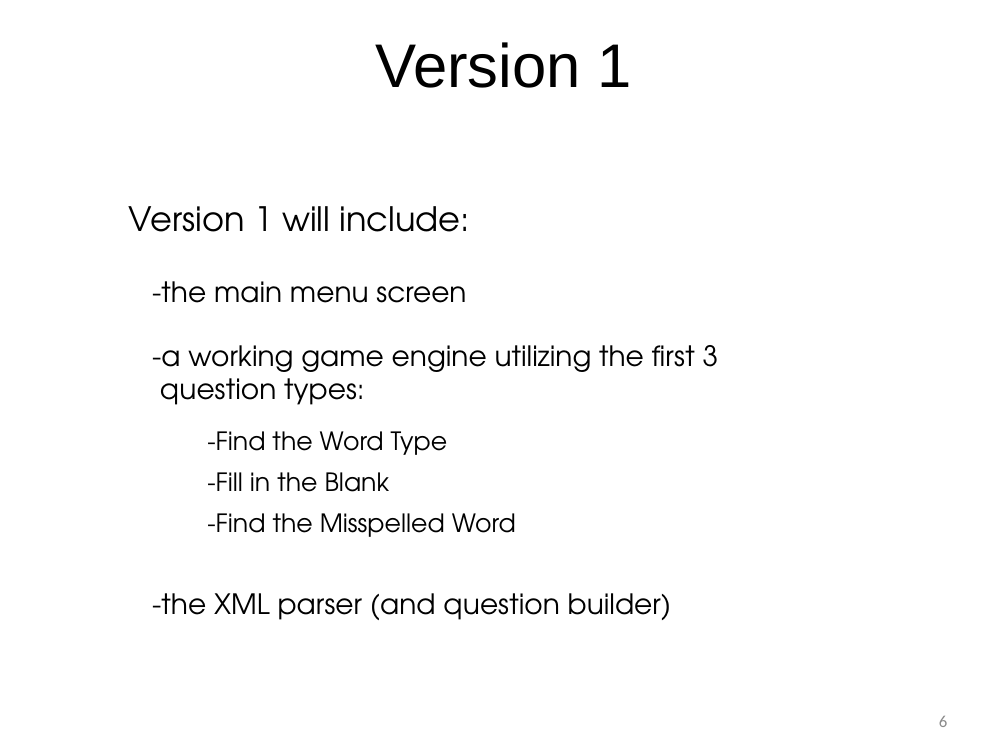
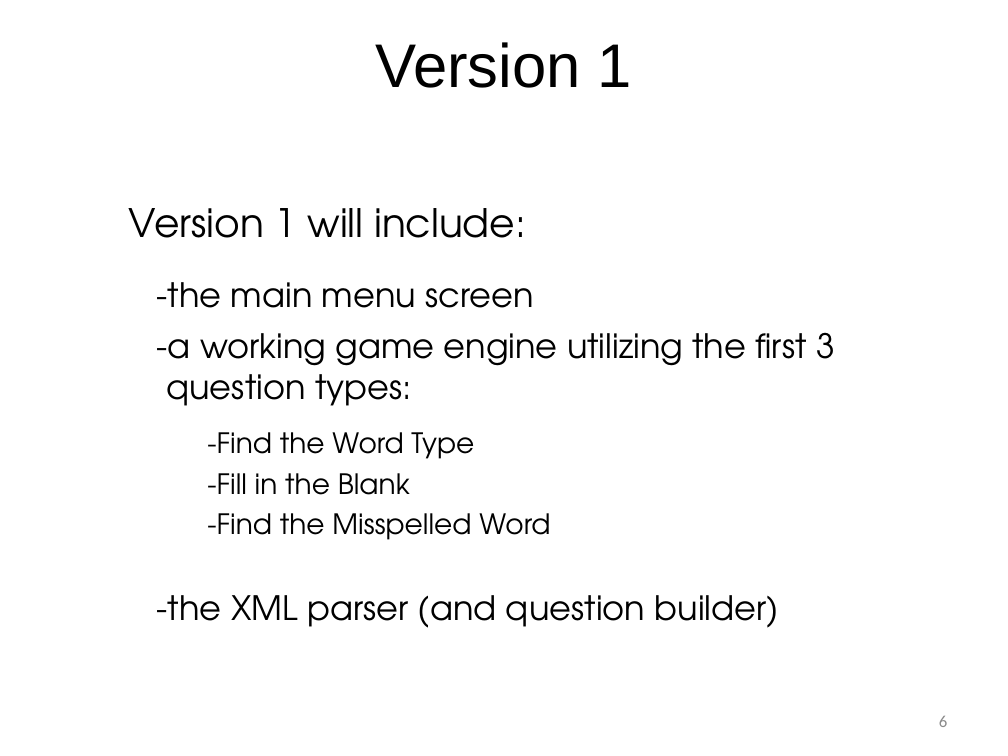
Before and after one commit to coolcatco888/cmpt275group11, a slide deck: slide 6 of documents/presentation1/Presentation1.pptx. Drawn at 1008x756 pixels with LibreOffice and Linux fonts; fonts in the diff are those of the drawing; background and template pictures are left out. Boxes give left, top, right and bottom in pixels: in the first picture for what was removed or moved away, otherwise in the second. Text is boxed around its words. In the diff, an @@ line names an element or a change of style, - is before the commit and + after.

```diff
--- a/documents/presentation1/Presentation1.pptx
+++ b/documents/presentation1/Presentation1.pptx
@@ text "Version 1 will include:" at [129, 208, 526, 238]: size 24 to 28 pt @@
@@ text "-a working game engine utilizing ...": place and size @@
-text "-a working game engine utilizing ..." at [152, 345, 719, 405]
+text "-a working game engine utilizing ..." at [157, 332, 835, 406]
@@ size 18 to 20 pt in 3 elements at [207, 513, 550, 540], [207, 473, 410, 495], [207, 432, 474, 459] @@
@@ size 20 to 24 pt in 3 elements at [157, 282, 534, 308], [157, 332, 835, 406], [157, 595, 779, 628] @@
```
Also in this commit, not shown: 10 other slides changed.
